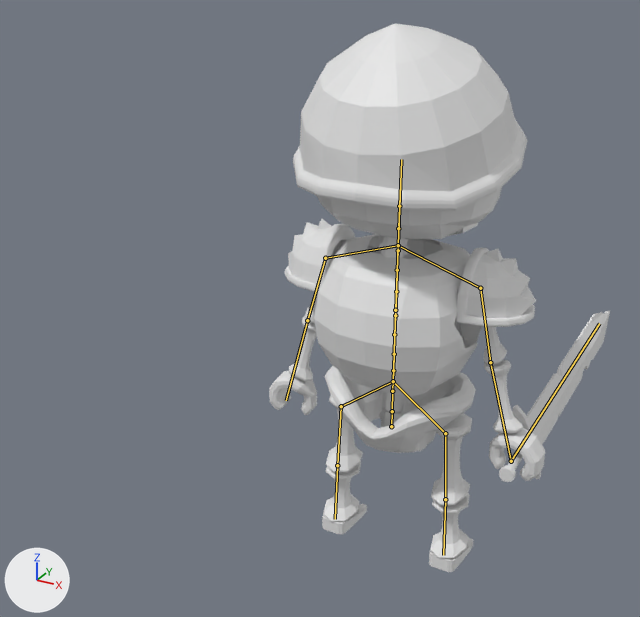
Two versions of the Blender file Resources/Assets/AssetsWorkspace/Player.blend, one commit apart.
Before and after are seen from a 50 mm lens placed at (4.0, -9.21, 5.4), pointed at (-1.84, 1.41, 0.09). Lighting does not change. The marker at lower left points along +X, +Y and +Z. The older version comes first. The bones that bend it are drawn over the model as lines.

In view in the first picture: '立方体.002'.
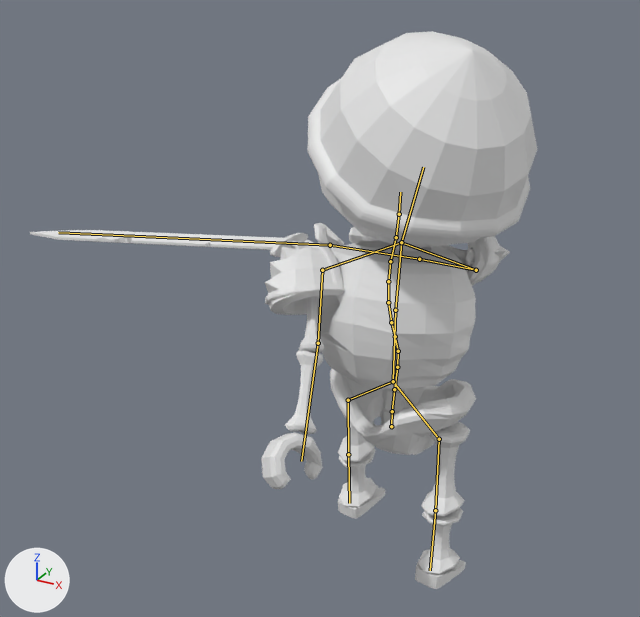
The newer file adds an action. The first version stands in its rest pose; the second is drawn at frame 18 of the action 'attack1'.

Location of each change, [x1, y1, x2, y2] in pixels of the pictures (640 x 617 px):
'立方体.002', posed (49% wider): before [269, 24, 610, 572]; after [30, 31, 537, 589]
bone 'ボーン.001', root to tip: before (395, 310) to (398, 245); after (395, 310) to (401, 242)
bone 'ボーン.002', root to tip: before (398, 245) to (401, 159); after (401, 242) to (423, 167)
bone 'ボーン.004', root to tip: before (480, 288) to (490, 362); after (476, 270) to (419, 259)
bone 'ボーン.005', root to tip: before (490, 362) to (511, 461); after (419, 259) to (330, 245)
bone 'ボーン.015', root to tip: before (511, 461) to (599, 323); after (330, 245) to (58, 232)
bone 'ボーン.007', root to tip: before (325, 258) to (307, 320); after (322, 270) to (318, 343)
bone 'ボーン.008', root to tip: before (307, 320) to (286, 400); after (318, 343) to (301, 461)
bone 'ボーン.009', root to tip: before (393, 381) to (341, 406); after (393, 381) to (348, 400)
bone 'ボーン.010', root to tip: before (393, 381) to (445, 433); after (393, 381) to (439, 439)

Patch to the scene script:
```diff
--- a/Resources/Assets/AssetsWorkspace/Player.blend.py
+++ b/Resources/Assets/AssetsWorkspace/Player.blend.py
@@ bone_ボーン @@
 bone_ボーン = bpy.data.objects['アーマチュア.001'].pose.bones['ボーン']
-bone_ボーン.rotation_quaternion = (1.0, 0.0, 0.0, 0.0)  # degrees (0, 0, 0)
+bone_ボーン.rotation_quaternion = (0.93, 0.0, 0.367, 0.0)  # degrees (0, 43, 0)
@@ bone_ボーン_001 @@
 bone_ボーン_001 = bpy.data.objects['アーマチュア.001'].pose.bones['ボーン.001']  # child of 'ボーン'
-bone_ボーン_001.rotation_quaternion = (1.0, 0.0, 0.0, 0.0)  # degrees (0, 0, 0)
+bone_ボーン_001.rotation_quaternion = (0.995, -0.075, 0.032, -0.055)  # degrees (-9, 3, -7)
@@ bone_ボーン_002 @@
 bone_ボーン_002 = bpy.data.objects['アーマチュア.001'].pose.bones['ボーン.002']  # child of 'ボーン.001'
-bone_ボーン_002.rotation_quaternion = (1.0, 0.0, 0.0, 0.0)  # degrees (0, 0, 0)
+bone_ボーン_002.rotation_quaternion = (0.978, 0.211, 0.0, 0.0)  # degrees (24, 0, 0)
@@ bone_ボーン_004 @@
 bone_ボーン_004 = bpy.data.objects['アーマチュア.001'].pose.bones['ボーン.004']  # child of 'ボーン.003'
-bone_ボーン_004.rotation_quaternion = (1.0, 0.0, 0.0, 0.0)  # degrees (0, 0, 0)
+bone_ボーン_004.rotation_quaternion = (0.686, -0.681, -0.04, -0.252)  # degrees (-86, -24, -19)
@@ bone_ボーン_005 @@
 bone_ボーン_005 = bpy.data.objects['アーマチュア.001'].pose.bones['ボーン.005']  # child of 'ボーン.004'
-bone_ボーン_005.rotation_quaternion = (1.0, 0.0, 0.0, 0.0)  # degrees (0, 0, 0)
+bone_ボーン_005.rotation_quaternion = (0.973, 0.0, 0.0, -0.23)  # degrees (0, 0, -27)
@@ bone_ボーン_015 @@
 bone_ボーン_015 = bpy.data.objects['アーマチュア.001'].pose.bones['ボーン.015']  # child of 'ボーン.005'
-bone_ボーン_015.rotation_quaternion = (1.0, 0.0, 0.0, 0.0)  # degrees (0, 0, 0)
+bone_ボーン_015.rotation_quaternion = (0.501, 0.546, 0.454, 0.495)  # degrees (90, -5, 84)
@@ bone_ボーン_007 @@
 bone_ボーン_007 = bpy.data.objects['アーマチュア.001'].pose.bones['ボーン.007']  # child of 'ボーン.006'
-bone_ボーン_007.rotation_quaternion = (1.0, 0.0, 0.0, 0.0)  # degrees (0, 0, 0)
+bone_ボーン_007.rotation_quaternion = (0.944, 0.33, 0.0, 0.0)  # degrees (39, 0, 0)
@@ bone_ボーン_008 @@
 bone_ボーン_008 = bpy.data.objects['アーマチュア.001'].pose.bones['ボーン.008']  # child of 'ボーン.007'
-bone_ボーン_008.rotation_quaternion = (1.0, 0.0, 0.0, 0.0)  # degrees (0, 0, 0)
+bone_ボーン_008.rotation_quaternion = (0.995, -0.1, 0.0, 0.0)  # degrees (-12, 0, 0)
@@ bone_ボーン_009 @@
 bone_ボーン_009 = bpy.data.objects['アーマチュア.001'].pose.bones['ボーン.009']
-bone_ボーン_009.rotation_quaternion = (1.0, 0.0, 0.0, 0.0)  # degrees (0, 0, 0)
+bone_ボーン_009.rotation_quaternion = (0.995, 0.0, 0.0, -0.096)  # degrees (0, 0, -11)
@@ bone_ボーン_010 @@
 bone_ボーン_010 = bpy.data.objects['アーマチュア.001'].pose.bones['ボーン.010']
-bone_ボーン_010.rotation_quaternion = (1.0, 0.0, 0.0, 0.0)  # degrees (0, 0, 0)
+bone_ボーン_010.rotation_quaternion = (0.995, 0.0, 0.0, -0.096)  # degrees (0, 0, -11)
```
